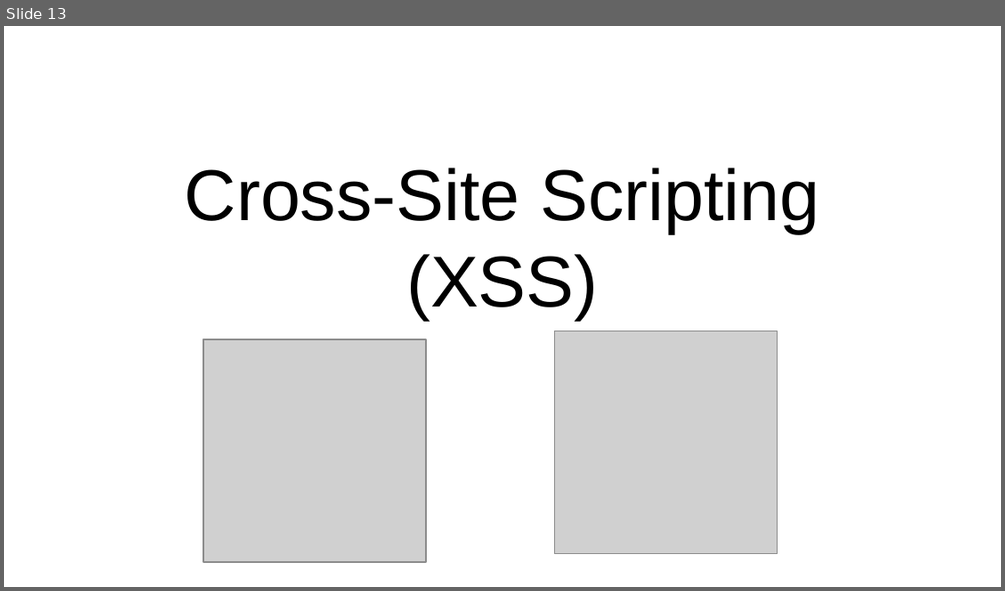
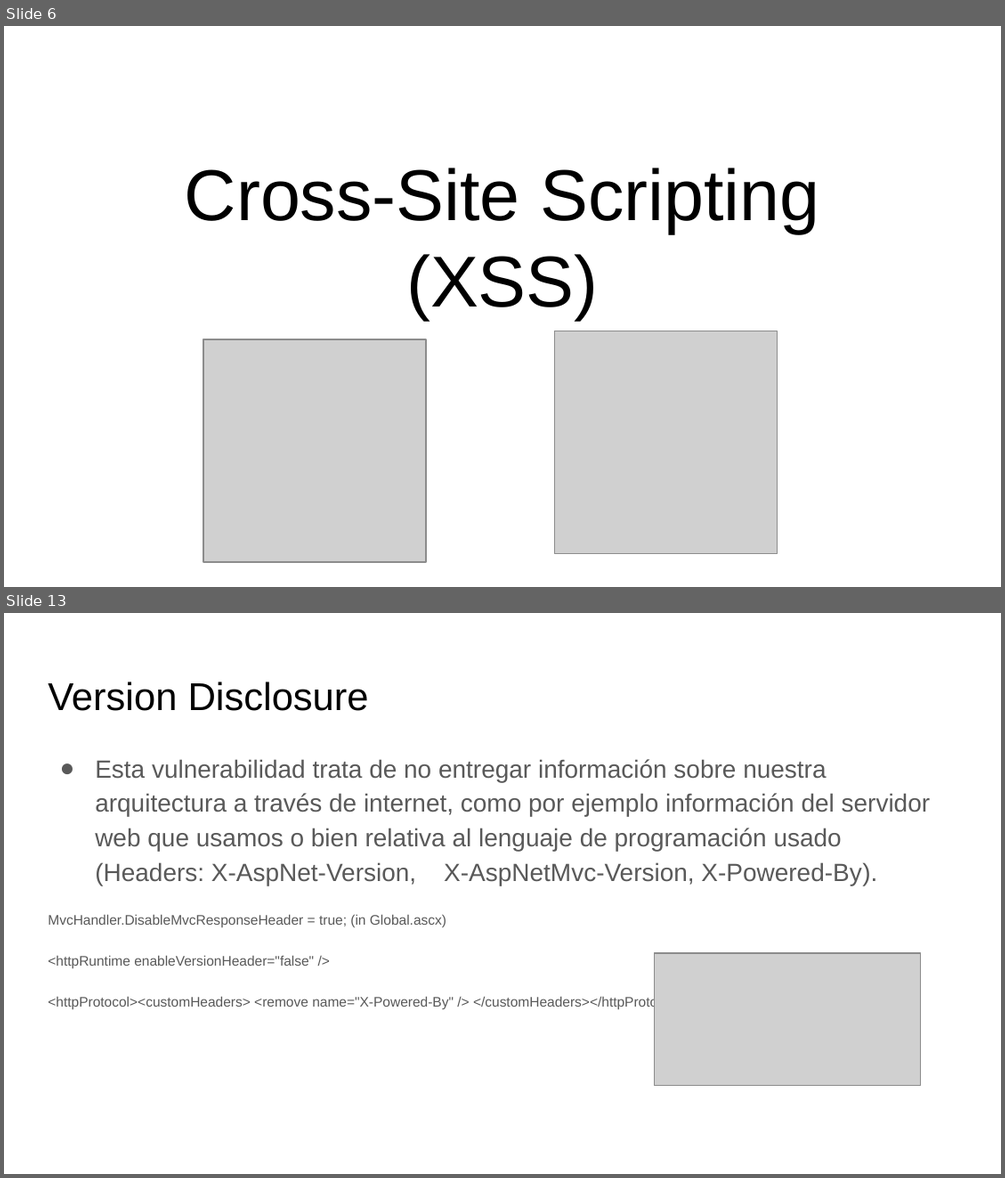
Before and after one commit to AshWilliams/Seguridad.Net, a slide deck: Seguridad_de_aplicaciones_web.pptx. Shown one above the other, each under a label of ours: slide 13 before the commit, slides 6 and 13 after it; the slides between them are not shown. The pictures are 1005x591 and 1005x1178 pixels, drawn with LibreOffice and Linux fonts; fonts in the diff are those of the drawing; grey boxes stand for pictures. Boxes give left, top, right and bottom in pixels: in the first picture for what was removed or moved away, otherwise in the second. Text is boxed around its words. In the diff, an @@ line names an element or a change of style, - is before the commit and + after.

```diff
--- a/Seguridad_de_aplicaciones_web.pptx
+++ b/Seguridad_de_aplicaciones_web.pptx
@@ slide 13 added at box(4, 613, 1001, 1174), background #FFFFFF @@
@@ title added at box(48, 682, 369, 711), 28 pt, text #000000 @@
+Version Disclosure
@@ text added at box(48, 759, 930, 1010), 18 pt, text #595959 @@
+● Esta vulnerabilidad trata de no entregar información sobre nuestra arquitectura a través de internet, como por ejemplo información del servidor web que usamos o bien relativa al lenguaje de programación usado (Headers: X-AspNet-Version, X-AspNetMvc-Version, X-Powered-By).
+MvcHandler.DisableMvcResponseHeader = true; (in Global.ascx)
+<httpRuntime enableVersionHeader="false" />
+<httpProtocol><customHeaders> <remove name="X-Powered-By" /> </customHeaders></httpProtocol>
@@ picture added at box(654, 953, 920, 1086) @@
@@ what was slide 13 is now slide 6 @@
```
Also in this commit, not shown: 6 slides changed, 9 other slides added, 16 slides removed, 2 other files.
